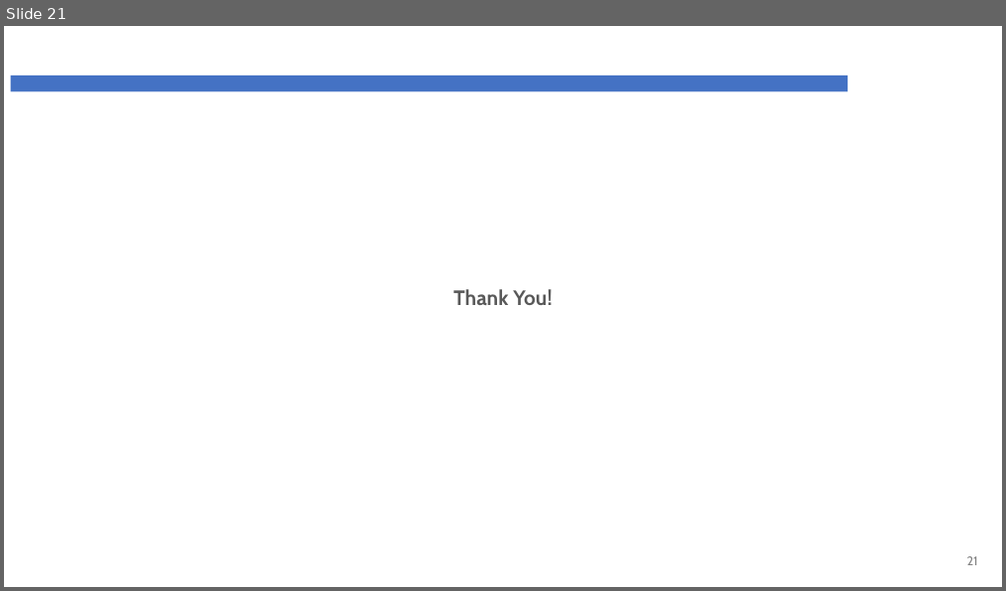
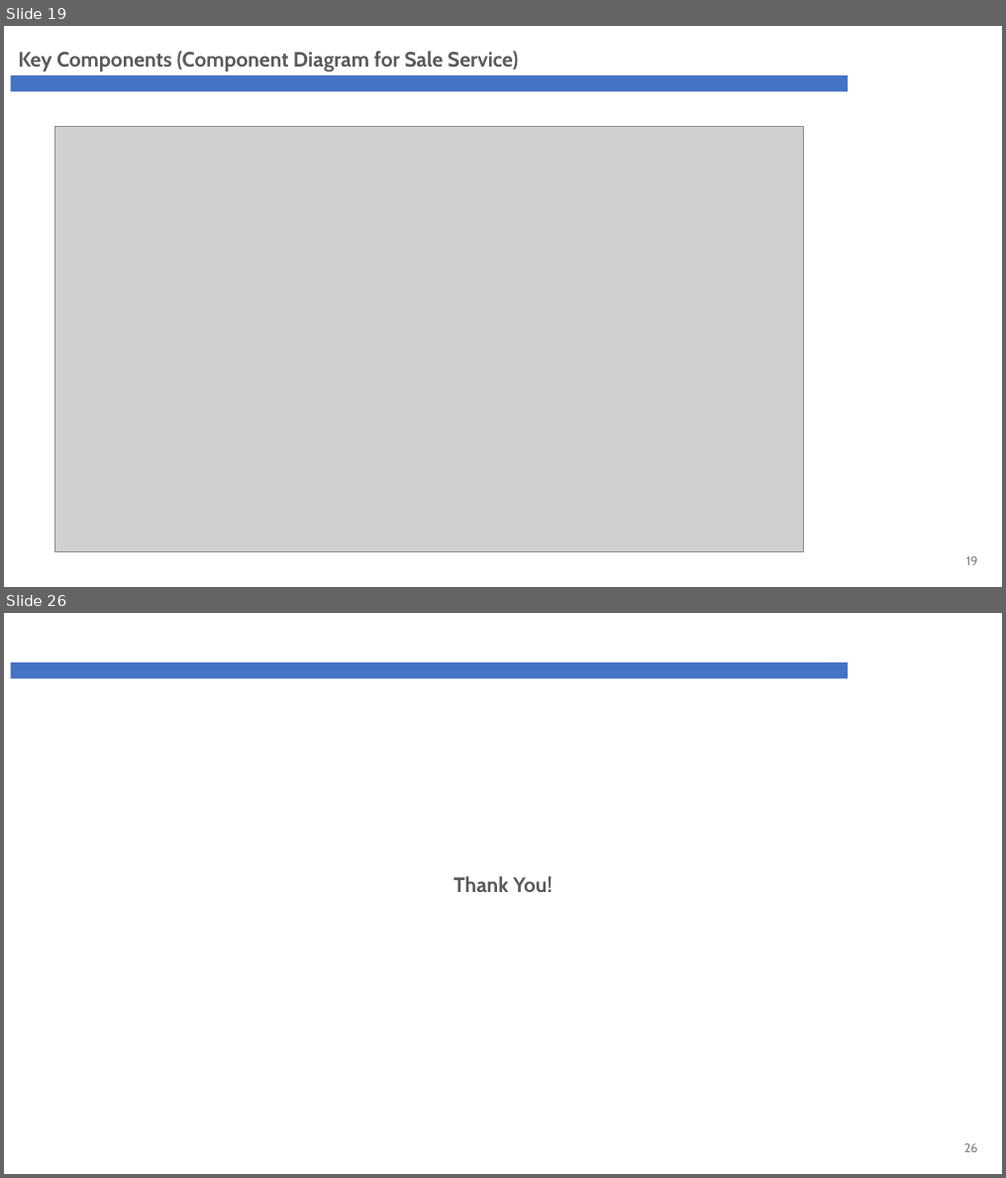
Before and after one commit to phyothuhan26/MySolutions, a slide deck: GandG_YPS/Presentation/G&G_Revamp_ARB.pptx. Shown one above the other, each under a label of ours: slide 21 before the commit, slides 19 and 26 after it; the slides between them are not shown. The pictures are 1006x591 and 1006x1178 pixels, drawn with LibreOffice and Linux fonts; fonts in the diff are those of the drawing; grey boxes stand for pictures; background and template pictures are left out. Boxes give left, top, right and bottom in pixels: in the first picture for what was removed or moved away, otherwise in the second. Text is boxed around its words. In the diff, an @@ line names an element or a change of style, - is before the commit and + after.

```diff
--- a/GandG_YPS/Presentation/G&G_Revamp_ARB.pptx
+++ b/GandG_YPS/Presentation/G&G_Revamp_ARB.pptx
@@ slide 19 added at <box>4,26,1002,587</box>, background #FFFFFF; not listed: 1 template element that a slide beside it also shows @@
@@ text added at <box>18,51,518,72</box>, 20 pt, text #595959, bold @@
+Key Components (Component Diagram for Sale Service)
@@ picture added at <box>54,126,804,553</box> @@
@@ page number added at <box>966,557,978,566</box>, 12 pt, text #808080 @@
+19
@@ what was slide 21 is now slide 26 @@
@@ page number at <box>964,1144,978,1153</box>: text changed @@
-21
+26
```
Also in this commit, not shown: 4 slides changed, 20 other slides added, 16 slides removed, 16 other files.
